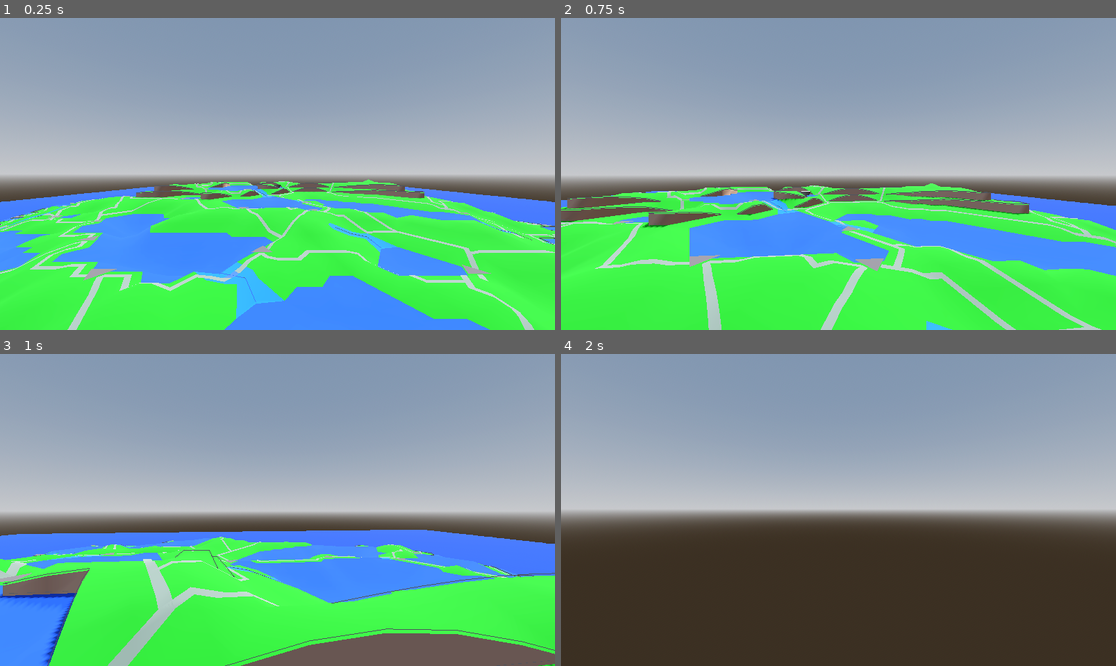
Above: before the commit, frames 1-4 (two rows, left to right).
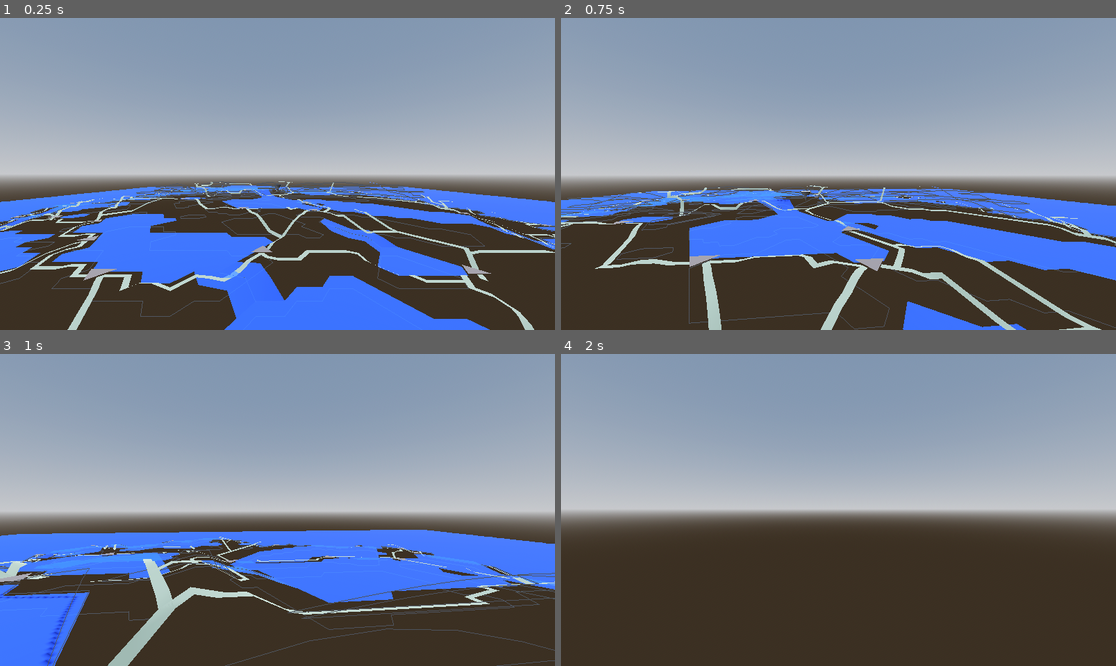
Above: after the commit, the same moments.

Repository: MichaelReel/Faster-Island-Generation
Game: Godot game, scene res://Main.tscn
Same seed, same stepped clock (60 frames per second), same inputs: the game is played once before the commit and once after it.
Inputs (mouse positions are in pixels of both pictures, inside the frame that each line leads up to):
- Up to frame 1 (0.25 s): no input
- Up to frame 2 (0.75 s): tap Enter at 0.5 s; move the mouse to (866, 174) at 0.52 s; hold W (forward) from 0.53 s (still down)
- Up to frame 3 (1 s): keep holding W (forward)
- Up to frame 4 (2 s): keep holding W (forward); move the mouse to (810, 510) at 1.27 s

The runs differ from the first frame. In frame 1, 30% of the frame differs, in the area x 0-100%, y 51-100%; in frame 2, 33%, in the area x 0-100%, y 53-100%; in frame 3, 28%; in frame 4, nothing differs.

Commit message:
Hopefully almost there - got the triangles rotation inverted and points are missing correct heights.

Diff:
--- a/island/generation/TerrainData.gd
+++ b/island/generation/TerrainData.gd
@@ -22,6 +22,7 @@
 
 const LowLODAggregateLayer: GDScript = preload("mid_lod/geometry/LowLODAggregateLayer.gd")
 const MidLODPointLayer: GDScript = preload("mid_lod/geometry/MidLODPointLayer.gd")
+const MidLODTriCellLayer: GDScript = preload("mid_lod/geometry/MidLODTriCellLayer.gd")
 
 
 var grid_point_layer: GridPointLayer
@@ -44,6 +45,7 @@
 
 var low_lod_agg_layer: LowLODAggregateLayer
 var mid_lod_point_layer: MidLODPointLayer
+var mid_lod_tri_cell_layer: MidLODTriCellLayer
 
 
 func get_height_at_xz(xz: Vector2) -> float:
--- a/island/generation/TerrainMeshes.gd
+++ b/island/generation/TerrainMeshes.gd
@@ -21,6 +21,9 @@
 const CliffLineMesh: GDScript = preload("cliffs/mesh/CliffLineMesh.gd")
 const CliffTerrainMesh: GDScript = preload("cliffs/mesh/CliffTerrainMesh.gd")
 
+const MidLODBaseMesh: GDScript = preload("mid_lod/mesh/MidLODBaseMesh.gd")
+
+
 var grid_mesh: GridMesh
 
 var island_debug_mesh: IslandDebugMesh
@@ -40,3 +43,5 @@
 
 var cliff_line_mesh: CliffLineMesh
 var cliff_terrain_mesh: CliffTerrainMesh
+
+var mid_lod_base_mesh: MidLODBaseMesh
--- a/island/generation/mid_lod/MidLODManager.gd
+++ b/island/generation/mid_lod/MidLODManager.gd
@@ -2,6 +2,8 @@
 
 const LowLODAggregateLayer: GDScript = preload("geometry/LowLODAggregateLayer.gd")
 const MidLODPointLayer: GDScript = preload("geometry/MidLODPointLayer.gd")
+const MidLODTriCellLayer: GDScript = preload("geometry/MidLODTriCellLayer.gd")
+const MidLODBaseMesh: GDScript = preload("mesh/MidLODBaseMesh.gd")
 
 var _data: TerrainData
 var _meshes: TerrainMeshes
@@ -30,12 +32,28 @@
 		_terrain_config.mid_lod_subdivision,
 	)
 
+	_data.mid_lod_tri_cell_layer = MidLODTriCellLayer.new(
+		_data.grid_tri_cell_layer,
+		_data.mid_lod_point_layer,
+		_terrain_config.mid_lod_subdivision,
+	)
+
+	_meshes.mid_lod_base_mesh = MidLODBaseMesh.new(
+		_data.grid_tri_cell_layer,
+		_data.mid_lod_tri_cell_layer,
+		_material_lib,
+	)
+
 
 func perform() -> void:
 	emit_signal("percent_complete", self, 0.0)
 	_data.low_lod_agg_layer.perform()
+	emit_signal("percent_complete", self, 25.0)
+	_data.mid_lod_point_layer.perform()
 	emit_signal("percent_complete", self, 50.0)
-	_data.mid_lod_point_layer.perform()
+	_data.mid_lod_tri_cell_layer.perform()
+	emit_signal("percent_complete", self, 75.0)
+	_meshes.mid_lod_base_mesh.perform()
 	emit_signal("percent_complete", self, 100.0)
 
 func get_progess_step() -> GlobalStageProgressStep:
@@ -45,4 +63,6 @@
 	return "Local Stage"
 
 func get_mesh_dict() -> Dictionary:
-	return {}
+	return {
+		"terrain": _meshes.mid_lod_base_mesh
+	}
--- a/island/generation/mid_lod/geometry/MidLODPointLayer.gd
+++ b/island/generation/mid_lod/geometry/MidLODPointLayer.gd
@@ -1,5 +1,7 @@
 extends Stage
 
+
+enum ORIENTATION { UP, DOWN, UNKNOWN }
 
 const MAX_FLOAT: float = 1.79769e308
 
@@ -11,6 +13,7 @@
 var _low_lod_agg_layer: LowLODAggregateLayer
 var _mid_lod_subdivision: int
 var _cell_subpoints: Array[PackedVector3Array]
+var _cell_orientation: Array[ORIENTATION]
 
 func _init(
 	tri_cell_layer: TriCellLayer, low_lod_agg_layer: LowLODAggregateLayer, mid_lod_subdivision: int
@@ -19,49 +22,38 @@
 	_low_lod_agg_layer = low_lod_agg_layer
 	_mid_lod_subdivision = mid_lod_subdivision
 
+#
+#
+# TODO: Point heights don't seem to be getting set correctly!
+#
+#
+
 func perform() -> void:
 	var cell_count = _tri_cell_layer.get_total_cell_count()
 	_cell_subpoints.resize(cell_count)
+	_cell_orientation.resize(cell_count)
 	# Create a new subsectioned triangle grid for every triangle in the tri cell grid
 	for cell_index in range(cell_count):
 		# Get the points in the cell, the points wont have the cell height yet, but that's okay
 		var outer_verts: PackedVector3Array = _tri_cell_layer.get_triangle_as_vector3_array_for_index(cell_index)
 
-		# Create a bunch of new vertices
-		#
-		#  |<------ dx ------>|                points up
-		#
-		#  0/________________\1           _________0/_________    ___
-		#  /\    /\    /\    /\                    /\              ^
-		#    \  /  \  /  \  /                     /  \             |
-		#     \/____\/____\/      ___            /____\            |
-		#      \    /\    /        ^            /\    /\           |
-		#       \  /  \  /         | dsz       /  \  /  \          | dz
-		#        \/____\/         _v_         /____\/____\         |
-		#         \    /                     /\    /\    /\        |
-		#          \  /                     /  \  /  \  /  \       |
-		#  _________\/_________           \/____\/____\/____\/    _v_
-		#           2\                    1\                /2
-		#                                       |<---->|
-		#       points down                       dsx
+		var sorted_verts: Array[Vector3] = _sort_vertices_z_x_inc(outer_verts)
 
-		# Each dsx will be the dx divided by the mid_lod_subdivision
-		# The offset to x will be half dsx for each odd row
-		# Each dsz will be the dz divided by the segment countw
-
-		_cell_subpoints[cell_index] = _subdivide_triangle(outer_verts, _mid_lod_subdivision)
+		_cell_orientation[cell_index] =  _point_up_or_point_down(sorted_verts)
+		_cell_subpoints[cell_index] = _subdivide_triangle(
+			sorted_verts, _mid_lod_subdivision, _cell_orientation[cell_index]
+		)
 
 		# Fit each new vertex to the current height maps
 		_set_heights_to_low_lod_height(_cell_subpoints[cell_index], _low_lod_agg_layer)
 
-func _subdivide_triangle(
-	outer_verts: PackedVector3Array, mid_lod_subdivision: int
-) -> PackedVector3Array:
-	# Start at lowest z, then lowest x
-	# If up triangle start with 1 point, inc z, then 2 points with a negative half dsx offset
-	# If down triangle, start by adding mid_lod_subdivision + 1 points,
-	#    then reduce by one each row, offsetting by adding half dsx
+func get_cell_subpoints(cell_index: int) -> PackedVector3Array:
+	return _cell_subpoints[cell_index]
 
+func get_cell_orientation(cell_index: int) -> ORIENTATION:
+	return _cell_orientation[cell_index]
+
+func _sort_vertices_z_x_inc(outer_verts: PackedVector3Array) -> Array[Vector3]:
 	var sorted_verts: Array[Vector3] = []
 	sorted_verts.assign(outer_verts)
 	sorted_verts.sort_custom(
@@ -70,17 +62,52 @@
 				return true
 			return v1.z == v2.z and v1.x < v2.x
 	)
+	return sorted_verts
 
+func _point_up_or_point_down(sorted_verts: Array[Vector3]) -> ORIENTATION:
 	var points_down: bool = sorted_verts[0].z == sorted_verts[1].z
 	var points_up: bool = sorted_verts[1].z == sorted_verts[2].z
 
 	if points_down == points_up:
 		printerr("Unorientated Triangle " + str(sorted_verts))
+		return ORIENTATION.UNKNOWN
 
-	if points_up:
+	return ORIENTATION.UP if points_up else ORIENTATION.DOWN if points_down else ORIENTATION.UNKNOWN
+
+func _subdivide_triangle(
+	sorted_verts: Array[Vector3], mid_lod_subdivision: int, triangle_orientation
+) -> PackedVector3Array:
+	# Create a bunch of new vertices
+	#
+	#  |<------ dx ------>|                points up
+	#
+	#  0/________________\1           _________0/_________    ___
+	#  /\    /\    /\    /\                    /\              ^
+	#    \  /  \  /  \  /                     /  \             |
+	#     \/____\/____\/      ___            /____\            |
+	#      \    /\    /        ^            /\    /\           |
+	#       \  /  \  /         | dsz       /  \  /  \          | dz
+	#        \/____\/         _v_         /____\/____\         |
+	#         \    /                     /\    /\    /\        |
+	#          \  /                     /  \  /  \  /  \       |
+	#  _________\/_________           \/____\/____\/____\/    _v_
+	#           2\                    1\                /2
+	#                                       |<---->|
+	#       points down                       dsx
+
+	# Each dsx will be the dx divided by the mid_lod_subdivision
+	# The offset to x will be half dsx for each odd row
+	# Each dsz will be the dz divided by the segment count
+
+	# Start at lowest z, then lowest x
+	# If up triangle start with 1 point, inc z, then 2 points with a negative half dsx offset
+	# If down triangle, start by adding mid_lod_subdivision + 1 points,
+	#    then reduce by one each row, offsetting by adding half dsx
+
+	if triangle_orientation == ORIENTATION.UP:
 		return _subdivide_upward_pointing_triangle(sorted_verts, mid_lod_subdivision)
 
-	if points_down:
+	if triangle_orientation == ORIENTATION.DOWN:
 		return _subdivide_downward_pointing_triangle(sorted_verts, mid_lod_subdivision)
 
 	return PackedVector3Array()
--- /dev/null
+++ b/island/generation/mid_lod/geometry/MidLODTriCellLayer.gd
@@ -0,0 +1,208 @@
+extends Stage
+
+const TriCellLayer: GDScript = preload("../../grid/geometry/TriCellLayer.gd")
+const MidLODPointLayer: GDScript = preload("MidLODPointLayer.gd")
+
+var _tri_cell_layer: TriCellLayer
+var _mid_lod_point_layer: MidLODPointLayer
+var _mid_lod_subdivision: int
+
+var _cell_up_subtriangles: PackedInt32Array
+var _cell_down_subtriangles: PackedInt32Array
+
+func _init(
+	tri_cell_layer: TriCellLayer,
+	mid_lod_point_layer: MidLODPointLayer,
+	mid_lod_subdivision: int,
+) -> void:
+	_tri_cell_layer = tri_cell_layer
+	_mid_lod_point_layer = mid_lod_point_layer
+	_mid_lod_subdivision = mid_lod_subdivision
+
+
+#
+#
+# TODO: Reverse the vertex order of all the triangle!
+#    - Note, code fix is easy, need to update docs/examples here too!
+#
+
+
+func perform() -> void:
+	# We don't need to go through each triangle,
+	# we only need to know the orientation
+	# and the triangles will have the same indices for each cell orientation
+
+	#  0/____1_____2_____\3                     _________0/_________    row
+	#  /\ t0 /\ t2 /\ t4 /\                              /\
+	#    \  /t1\  /t3\  /                               /t0\             0
+	#    4\/____\/____\/6                             1/____\2
+	#      \ t5 /\ t7 /                               /\ t2 /\
+	#       \  /t6\  /                               /t1\  /t3\          1
+	#       7\/____\/8                             3/____\/____\5
+	#         \ t8 /                               /\ t5 /\ t7 /\
+	#          \  /                               /t4\  /t6\  /t8\       2
+	#  _________\/_________                     \/____\/____\/____\/
+	#           9\                              6\    7     8     /9
+
+	# 1,0,4  1,4,5  2,1,5  2,5,6  3,2,6                0,1,2
+	#        5,4,7  5,7,8  6,5,8                1,3,4  1,4,2  2,4,5
+	#               8,7,9                3,6,7  3,7,4  4,7,8  4,8,5  5,8,9
+	#                             6,A,B  6,B,7  7,B,C  7,C,8  8,C,D  8,D,9  9,D,E
+
+
+	_cell_up_subtriangles = _create_cell_up_subtriangles(_mid_lod_subdivision)
+	_cell_down_subtriangles = _create_cell_down_subtriangles(
+		_mid_lod_subdivision, _cell_up_subtriangles
+	)
+
+func _create_cell_up_subtriangles(mid_lod_subdivision: int) -> PackedInt32Array:
+	var tri_indices: PackedInt32Array = PackedInt32Array()
+
+	# Upward cells always start and continue the same way
+	#
+	#     row            _________0/_________
+	#                             /\
+	#      0                     /t0\
+	#                          1/____\2
+	#                          /\ t2 /\
+	#      1                  /t1\  /t3\
+	#                       3/____\/____\5
+	#                       /\ t5 /\ t7 /\
+	#      2               /t4\  /t6\  /t8\
+	#                    \/____\/____\/____\/
+	#                    6\    7     8     /9
+
+	#                           0,1,2
+	#                    1,3,4  1,4,2  2,4,5
+	#             3,6,7  3,7,4  4,7,8  4,8,5  5,8,9
+	# 6,10,11  6,11,7  7,11,12  7,12,8  8,12,13  8,13,9  9,13,14
+	#                         ...etc...
+
+	var tri_1_start_point: int = 0
+	for row: int in range(mid_lod_subdivision):
+		var cells_in_row: int = row * 2 + 1
+
+		# Each row of points starts with a trangular number 0, 1, 3, 6, 10 etc.
+		tri_1_start_point += row
+		# Each second point starts with the next trianglular number up
+		var tri_2_start_point: int = tri_1_start_point + row + 1
+		# The third point will start on the second row of points, just after the second point
+		var tri_3_start_point_a: int = tri_2_start_point + 1
+		# The third point will alternatve to the first row
+		var tri_3_start_point_b: int = tri_1_start_point + 1
+
+		for cell_in_row: int in range(cells_in_row):
+			# First points all increment every even one across 0, 1 1 2, 3 3 4 4 5, 6 6 7 7 8 8 9
+			var tri_1: int = tri_1_start_point + cell_in_row / 2
+			# Second points all increment every odd one across 1, 3 4 4, 6 7 7 8 8, 10 11 11 12 12 13 13
+			var tri_2: int = tri_2_start_point + (cell_in_row + 1) / 2
+			# Third points alternate between rows, evens to a, odds to b
+			# 2, 4 2 5, 7 4 8 5 9, 11 7 12 8 13 9 14
+			var tri_3: int = cell_in_row / 2 + (
+				tri_3_start_point_a if cell_in_row % 2 == 0 else tri_3_start_point_b
+			)
+
+			tri_indices.append(tri_1)
+			tri_indices.append(tri_2)
+			tri_indices.append(tri_3)
+
+	return tri_indices
+
+func _create_cell_down_subtriangles(
+	mid_lod_subdivision: int, cell_up_subtriangles: PackedInt32Array
+) -> PackedInt32Array:
+	var tri_indices: PackedInt32Array = PackedInt32Array()
+
+	# The downwards triangle can be made from the upwards list
+	# Find the max point index, then foreach trio from the back of the upward list:
+	#   deduct each index from max point index
+	#   add each index to the down indices, rotating slightly
+
+	#  0/____1_____2_____\3
+	#  /\ t0 /\ t2 /\ t4 /\
+	#    \  /t1\  /t3\  /
+	#    4\/____\/____\/6
+	#      \ t5 /\ t7 /
+	#       \  /t6\  /
+	#       7\/____\/8
+	#         \ t8 /
+	#          \  /
+	#  _________\/_________
+	#           9\
+	#
+	# 1,0,4  1,4,5  2,1,5  2,5,6  3,2,6
+	#        5,4,7  5,7,8  6,5,8
+	#               8,7,9
+	#
+
+	var points_per_side: int = mid_lod_subdivision + 1
+	var max_point_index: int = points_per_side * (points_per_side + 1) / 2 - 1
+	var pos: int = len(cell_up_subtriangles)
+
+	while pos > 0:
+		pos -= 3
+		var tri_1: int = max_point_index - cell_up_subtriangles[pos]
+		var tri_2: int = max_point_index - cell_up_subtriangles[pos + 1]
+		var tri_3: int = max_point_index - cell_up_subtriangles[pos + 2]
+
+		tri_indices.append(tri_2)
+		tri_indices.append(tri_3)
+		tri_indices.append(tri_1)
+
+	return tri_indices
+
+func get_subcell_index_by_coords() -> int:
+
+	# Need to think about how to reference a subcell
+
+	return 0
+
+	#                          point columns
+	#                 0         1         2         3
+	#             ,-------. ,-------. ,-------. ,-------.
+	#            |         |         |         |         |
+	#      0--    ______________________________________
+	#             \        /\        /\        /\
+	#              \(0,0) /  \(2,0) /  \(4,0) /  \(6,0)
+	#               \    /    \    /    \    /    \    /   - Triangle row 0
+	#                \  /(1,0) \  /(3,0) \  /(5,0) \  /
+	#      1--        \/________\/________\/________\/
+	#  p              /\        /\        /\        /\
+	#  o             /  \(1,1) /  \(3,1) /  \(5,1) /  \
+	#  i            /    \    /    \    /    \    /    \   - Triangle row 1
+	#  n           /(0,1) \  /(2,1) \  /(4,1) \  /(6,1)
+	#  t   2--    /________\/________\/________\/_______
+	#             \        /\        /\        /\
+	#  r           \(0,2) /  \(2,2) /  \(4,2) /  \(6,2)
+	#  o            \    /    \    /    \    /    \    /   - Triangle row 2
+	#  w             \  /(1,2) \  /(3,2) \  /(5,2) \  /
+	#  s   3--        \/________\/________\/________\/
+	#                 /\        /\        /\        /\
+	#                /  \(1,3) /  \(3,3) /  \(5,3) /  \
+	#               /    \    /    \    /    \    /    \   - Triangle row 3
+	#              /(0,3) \  /(2,3) \  /(4,3) \  /(6,3)
+	#      4--    /________\/________\/________\/_______
+	#             \        /\        /\        /\
+	#
+	#                 ^    ^    ^    ^    ^    ^    ^
+	#                 0    1    2    3    4    5    6
+	#                         Triangle columns
+
+
+func get_subtriangles_as_vector3(cell_index: int) -> PackedVector3Array:
+	var subpoints: PackedVector3Array = _mid_lod_point_layer.get_cell_subpoints(cell_index)
+	var subtriangles_as_vectors: PackedVector3Array = PackedVector3Array()
+	var cell_subtriangle_indices: PackedInt32Array = (
+		_cell_up_subtriangles
+		if _mid_lod_point_layer.get_cell_orientation(cell_index) == MidLODPointLayer.ORIENTATION.UP
+		else _cell_down_subtriangles
+	)
+
+	for point_index in cell_subtriangle_indices:
+		subtriangles_as_vectors.append(subpoints[point_index])
+
+	return subtriangles_as_vectors
+
+
+func _to_string() -> String:
+	return "Mid LOD Triangle Stage"
--- /dev/null
+++ b/island/generation/mid_lod/mesh/MidLODBaseMesh.gd
@@ -0,0 +1,31 @@
+extends ArrayMesh
+
+const TriCellLayer: GDScript = preload("../../grid/geometry/TriCellLayer.gd")
+const MidLODTriCellLayer: GDScript = preload("../geometry/MidLODTriCellLayer.gd")
+
+var _tri_cell_layer: TriCellLayer
+var _mid_lod_cell_layer: MidLODTriCellLayer
+var _material_lib: MaterialLib
+
+func _init(
+	tri_cell_layer: TriCellLayer, mid_lod_cell_layer: MidLODTriCellLayer, material_lib: MaterialLib
+) -> void:
+	_tri_cell_layer = tri_cell_layer
+	_mid_lod_cell_layer = mid_lod_cell_layer
+	_material_lib = material_lib
+
+func perform() -> void:
+
+	var surface_tool: SurfaceTool = SurfaceTool.new()
+	surface_tool.begin(Mesh.PRIMITIVE_TRIANGLES)
+	var material: Material = _material_lib.get_material("sub_water")
+	surface_tool.set_material(material)
+
+	# This might be too much to render everything, may need to get more selective
+	for cell_index in _tri_cell_layer.get_total_cell_count():
+		var triangle_vertices: PackedVector3Array = _mid_lod_cell_layer.get_subtriangles_as_vector3(cell_index)
+		for vertex in triangle_vertices:
+			surface_tool.add_vertex(vertex)
+
+	surface_tool.generate_normals()
+	surface_tool.commit(self)
Not shown, added: island/generation/mid_lod/geometry/MidLODTriCellLayer.gd.uid
Not shown, added: island/generation/mid_lod/mesh/MidLODBaseMesh.gd.uid
